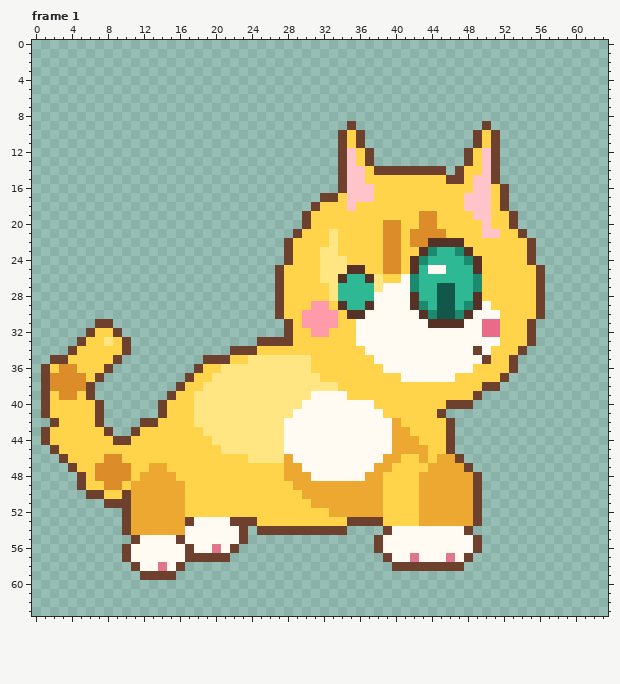
Two versions of one pixel-art file, assets/pixel/cat/walk.aseprite. This is how it looked before the edit.
64x64 pixels, 4 frames. Shown: frame 1. The commit also changed other frames, which this record leaves out.
After:
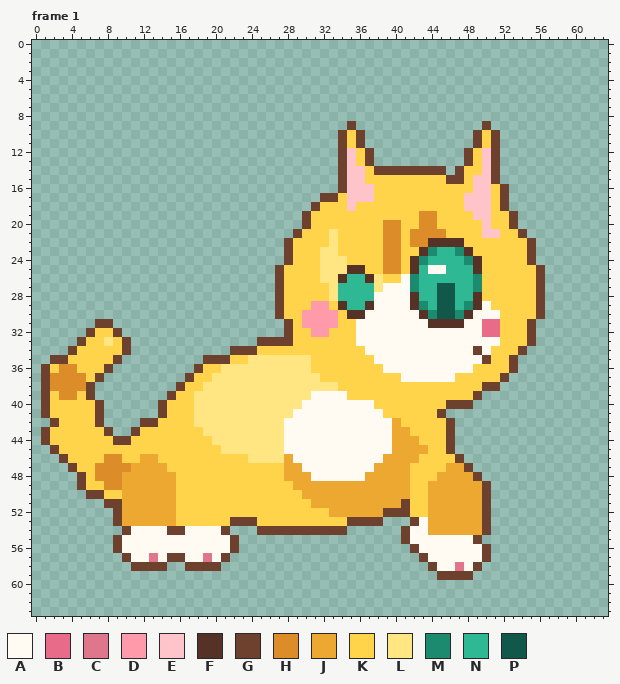
Palette (. is transparent): A #fffaf2  B #e86c8a  C #e0768c  D #ff9aaa  E #ffc4ca  F #563226  G #6e402e  H #dc8c28  J #eca830  K #ffd44a  L #ffe682  M #1c8a6e  N #2eb894  P #12584a
The exact change:
Changed rows in their new state; - is an unchanged pixel.
Frame 1, layer "pixel":
first column x 9:
46 ---JJ---------------------------JJK-KK----
47 --JJ---------------------------JJ--KK-----
48 -JJ---------------------------JJJ-KK------
49 -J-----K----------------------JJJ-K-----JG
50 -J-----K----------------------JJJ-K-----JG
51 -J-----K----------------------JJG-K-----JG
52 GJ-----K----------------------GGG-K-----JG
53 GJ-----KKKKKK-----------------...GA-----JG
54 --AAAAGG----G..---------------..G--JJJJJJG
55 GAA----A-----G.--------------...G---------
56 GA------A--A-----------------....G------AG
57 ----C-GGAACA------------------....G--A-AAG
58 ---GGG..GGGG-------------------....-AACAG-
59 ---....-----------------------------GGGG--
Boxes around the changes in both pictures, in picture pixels (x1, y1, x2, y2):
changed: (113, 454, 248, 580)
changed: (374, 454, 491, 580)
